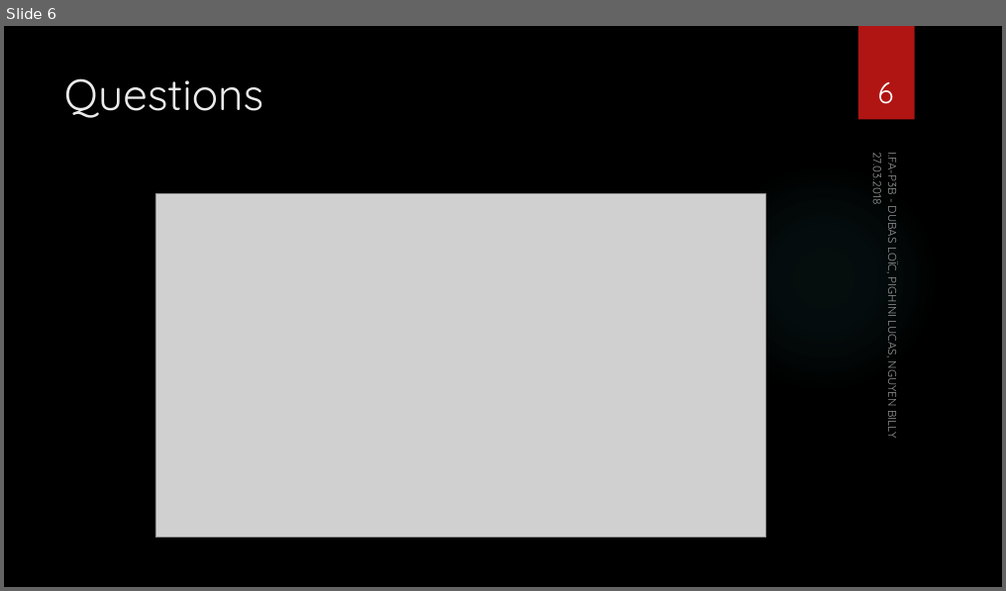
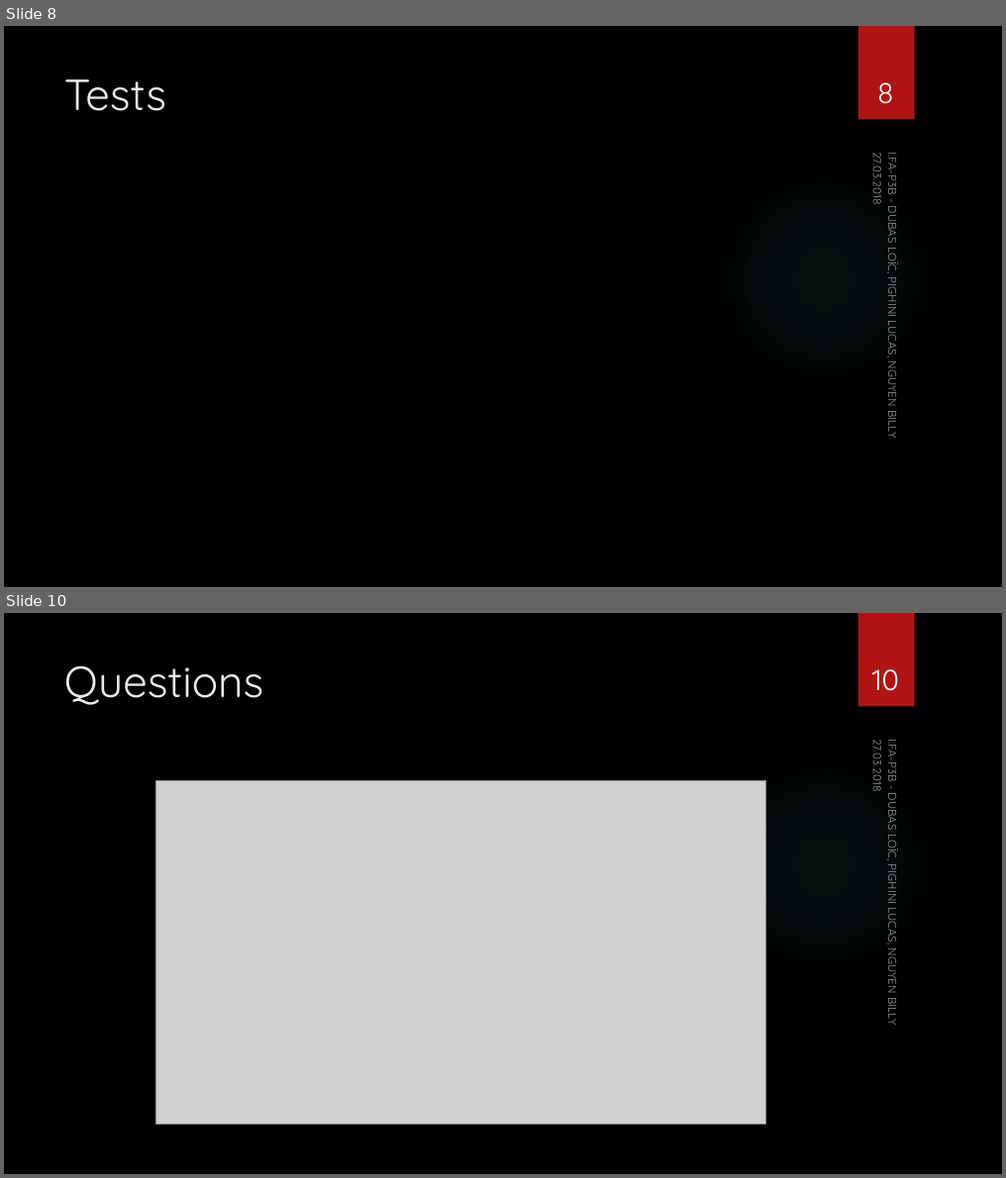
Before and after one commit to BillyNgu/pokedex, a slide deck: Documentation/Pokedex_presentation.pptx. Shown one above the other, each under a label of ours: slide 6 before the commit, slides 8 and 10 after it; the slides between them are not shown. The pictures are 1006x591 and 1006x1178 pixels, drawn with LibreOffice and Linux fonts; fonts in the diff are those of the drawing; grey boxes stand for pictures; background and template pictures are left out. Boxes give left, top, right and bottom in pixels: in the first picture for what was removed or moved away, otherwise in the second. Text is boxed around its words. In the diff, an @@ line names an element or a change of style, - is before the commit and + after.

```diff
--- a/Documentation/Pokedex_presentation.pptx
+++ b/Documentation/Pokedex_presentation.pptx
@@ slide 8 added at box(4, 26, 1002, 587), background picture (left out); not listed: 2 template elements that a slide beside it also shows @@
@@ title added at box(64, 79, 166, 111), 42 pt, text #EBEBEB @@
+Tests
@@ page number added at box(877, 82, 894, 104), 28 pt, text #FFFFFF @@
+8
@@ text added at box(869, 157, 886, 204), 11 pt, text #FFFFFF at 60% opacity @@
+27.03.2018
@@ text added at box(885, 156, 902, 438), 11 pt, text #FFFFFF at 60% opacity @@
+I.FA-P3B - DUBAS LOÏC, PIGHINI LUCAS, NGUYEN BILLY
@@ what was slide 6 is now slide 10 @@
@@ page number at box(872, 669, 899, 691): text changed @@
-6
+10
```
Also in this commit, not shown: 1 slide changed, 3 other slides added.
